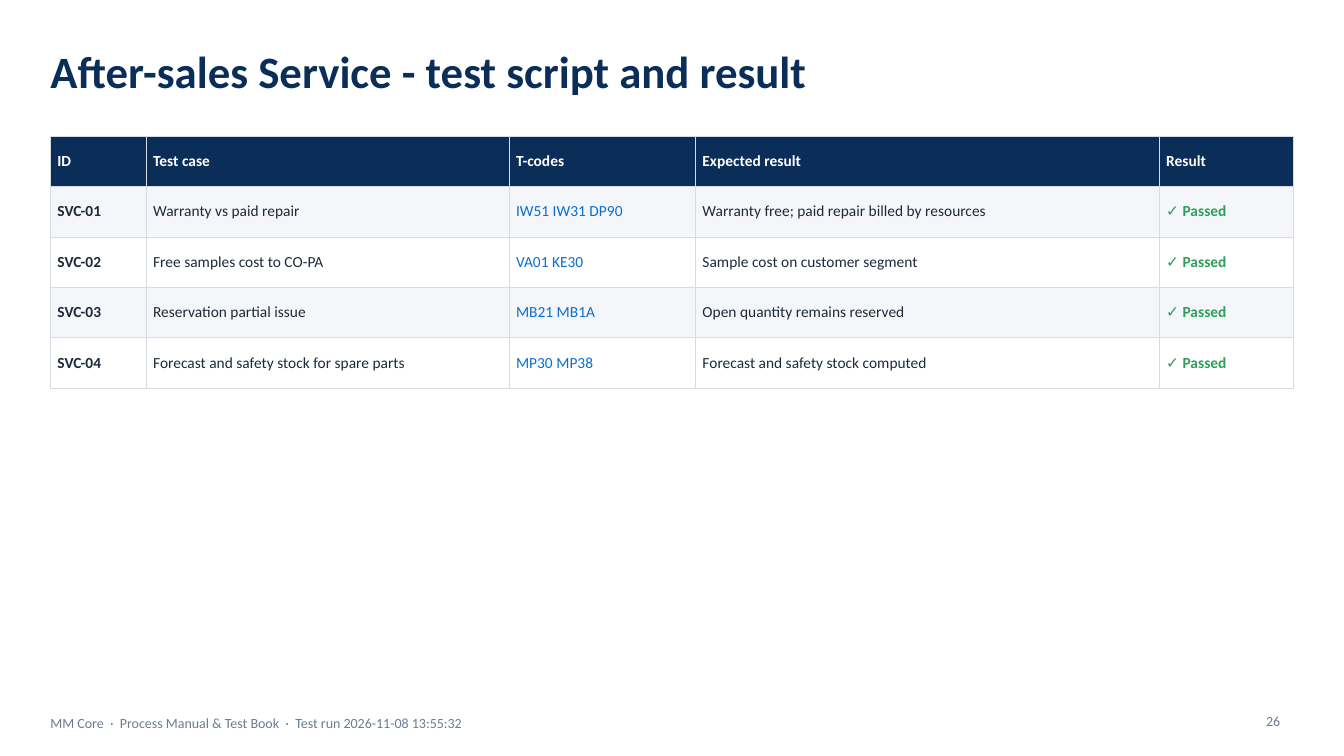
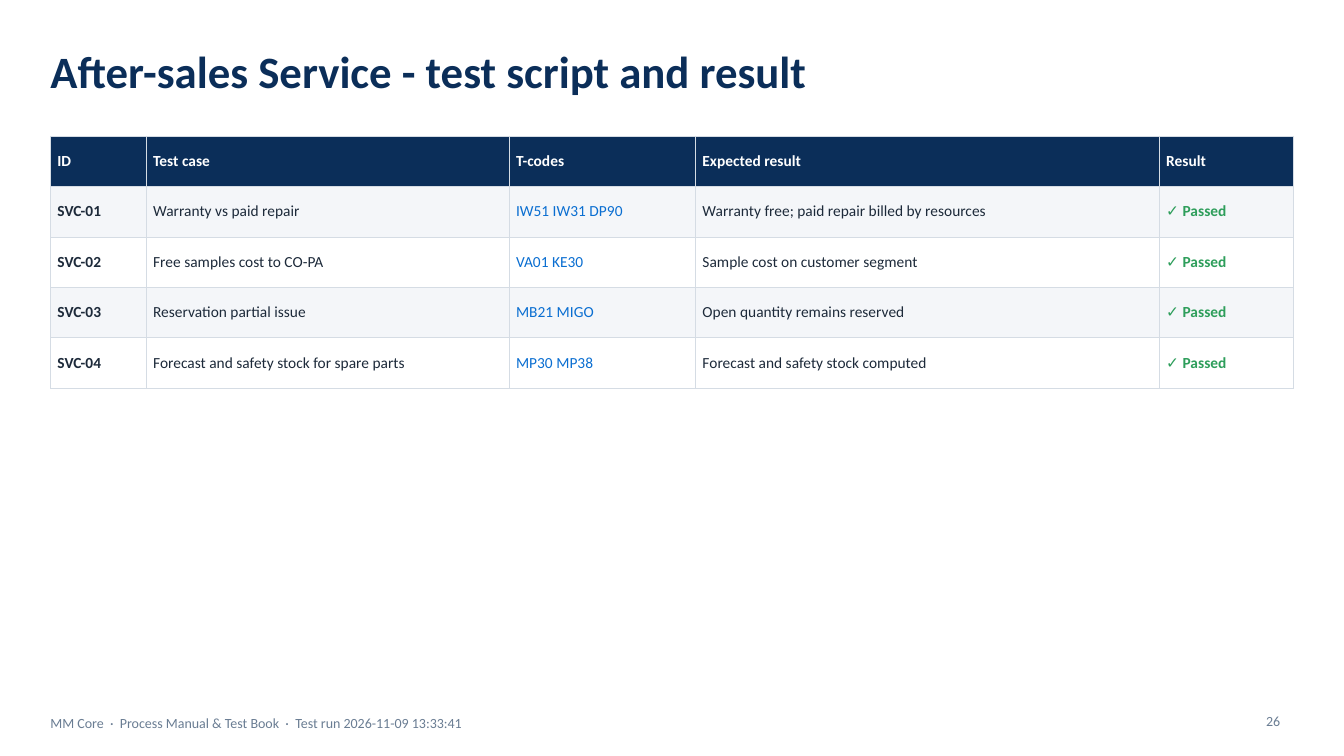
Before and after one commit to coolman1984/AI, a slide deck: slide 26 of web/static/manuals/MM_Core_Process_Test_Book.pptx. Drawn at 1344x756 pixels with LibreOffice and Linux fonts; fonts in the diff are those of the drawing. Boxes give left, top, right and bottom in pixels: in the first picture for what was removed or moved away, otherwise in the second. Text is boxed around its words. In the diff, an @@ line names an element or a change of style, - is before the commit and + after.

```diff
--- a/web/static/manuals/MM_Core_Process_Test_Book.pptx
+++ b/web/static/manuals/MM_Core_Process_Test_Book.pptx
@@ table at (50, 136, 1294, 375) @@
-row 4, column 3: MB21 MB1A
+row 4, column 3: MB21 MIGO
@@ text at (50, 718, 462, 728): text changed @@
-MM Core · Process Manual & Test Book · Test run 2026-11-08 13:55:32
+MM Core · Process Manual & Test Book · Test run 2026-11-09 13:33:41
```
Also in this commit, not shown: 33 other slides changed, 14 other files.
